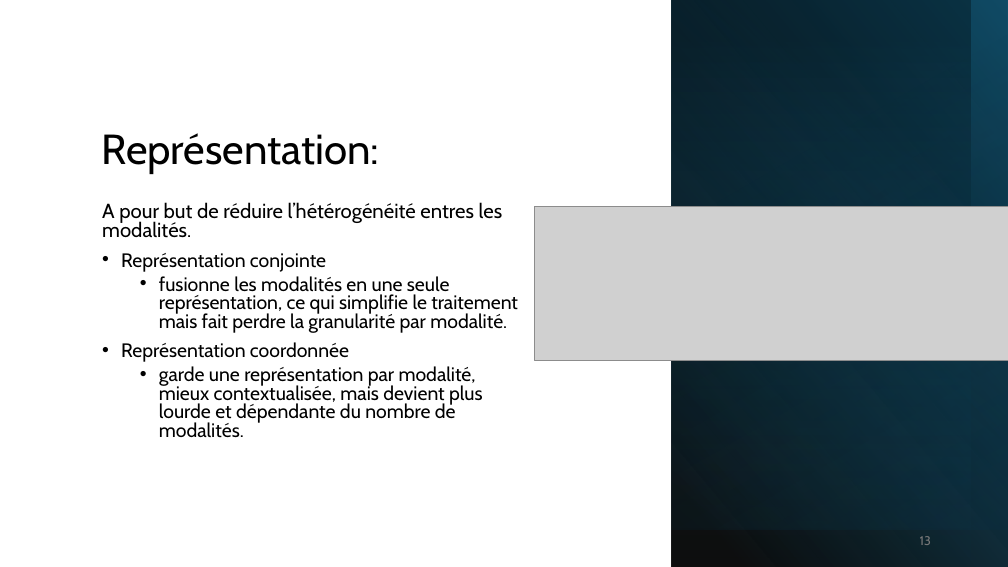
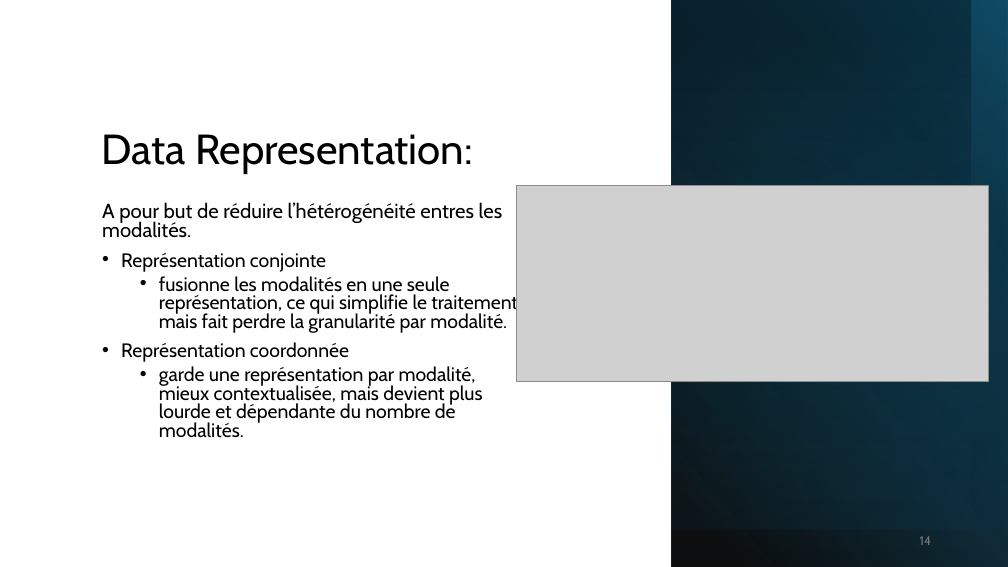
Before and after one commit to IzowRM/Stage-Cetic, a slide deck: slide 14 of Doc Slide/Presentation_du_27_01.pptx (slide 13 before the commit). Drawn at 1008x567 pixels with LibreOffice and Linux fonts; fonts in the diff are those of the drawing; grey boxes stand for pictures. Boxes give left, top, right and bottom in pixels: in the first picture for what was removed or moved away, otherwise in the second. Text is boxed around its words. In the diff, an @@ line names an element or a change of style, - is before the commit and + after.

```diff
--- a/Doc Slide/Presentation_du_27_01.pptx
+++ b/Doc Slide/Presentation_du_27_01.pptx
@@ title at <box>102,134,473,174</box>: text changed @@
-Représentation:
+Data Representation:
@@ picture: place and size @@
-picture at <box>535,206,1008,360</box>
+picture at <box>517,185,989,382</box>
@@ page number at <box>920,536,931,545</box>: text changed @@
-13
+14
```
Also in this commit, not shown: 5 other slides changed, 2 slides added, 6 other files.
